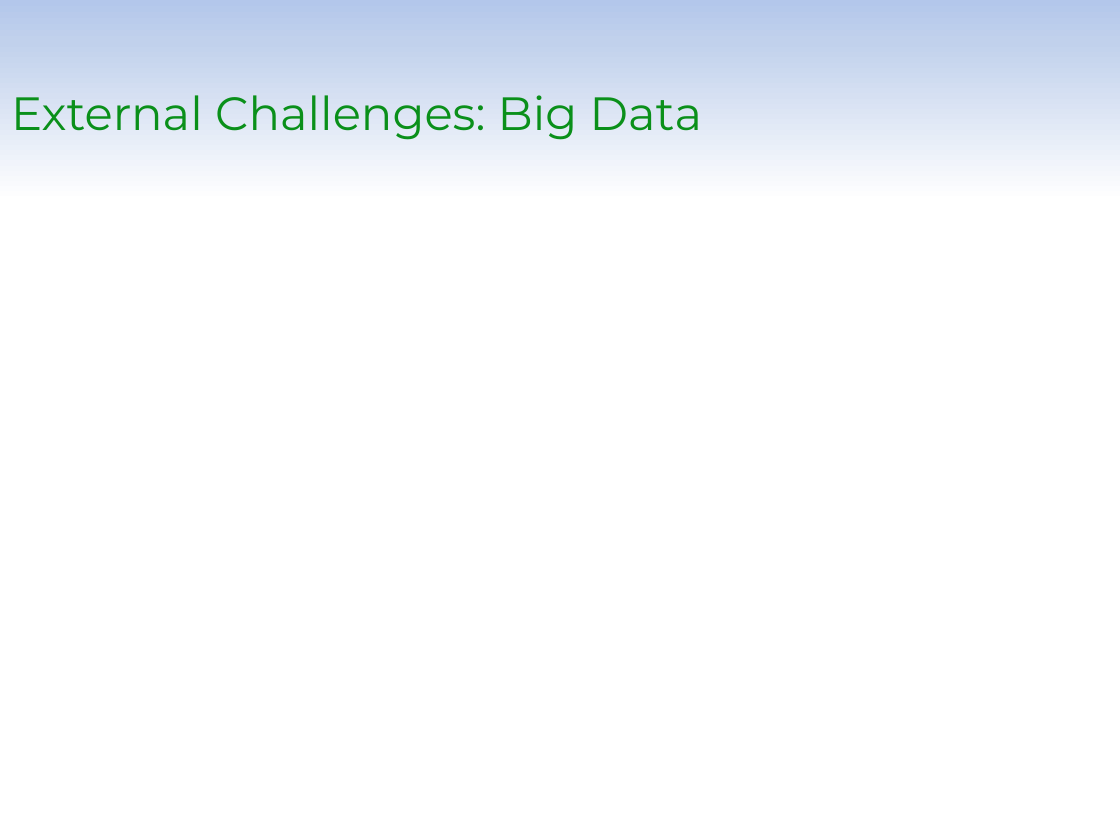
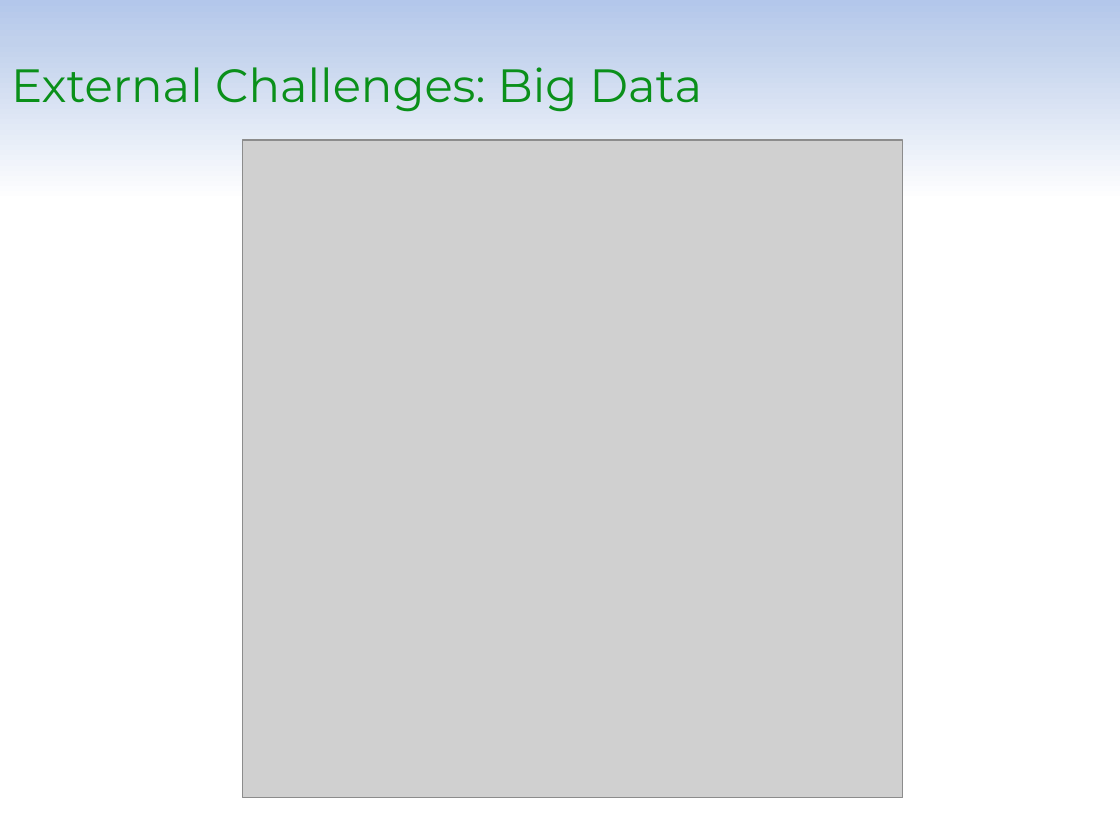
Before and after one commit to Jiangtang/SESUG, a slide deck: slide 17 of 2015/PA102.pptx (slide 11 before the commit). Drawn at 1120x840 pixels with LibreOffice and Linux fonts; fonts in the diff are those of the drawing; grey boxes stand for pictures; background and template pictures are left out. Boxes give left, top, right and bottom in pixels: in the first picture for what was removed or moved away, otherwise in the second. Text is boxed around its words. In the diff, an @@ line names an element or a change of style, - is before the commit and + after.

```diff
--- a/2015/PA102.pptx
+++ b/2015/PA102.pptx
@@ title "External Challenges: Big Data" moved from (x1=11, y1=95, x2=703, y2=140) to (x1=11, y1=67, x2=703, y2=112) @@
@@ picture added at (x1=243, y1=140, x2=904, y2=797) @@
```
Also in this commit, not shown: 7 other slides changed, 7 slides added, 2 other files.
